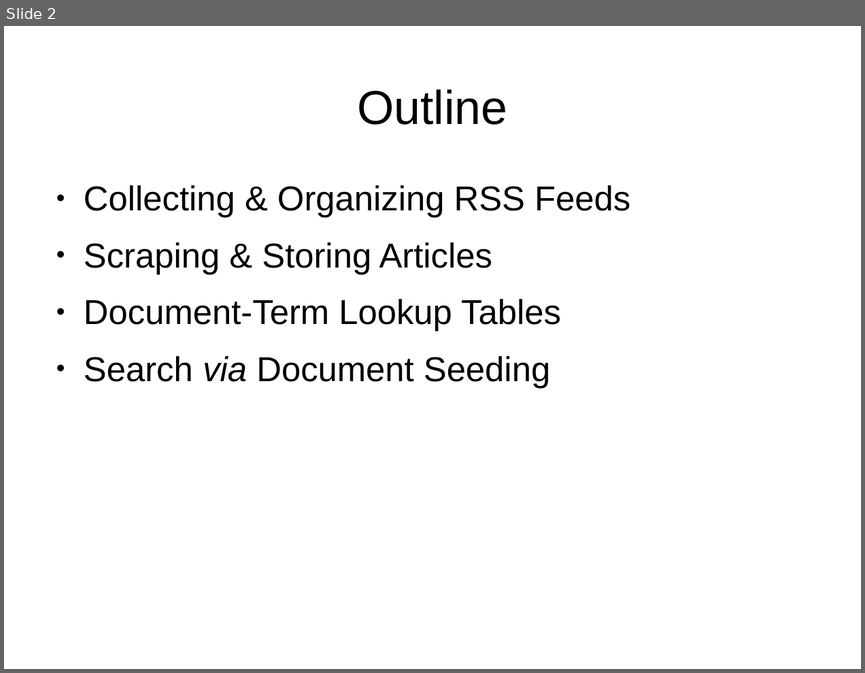
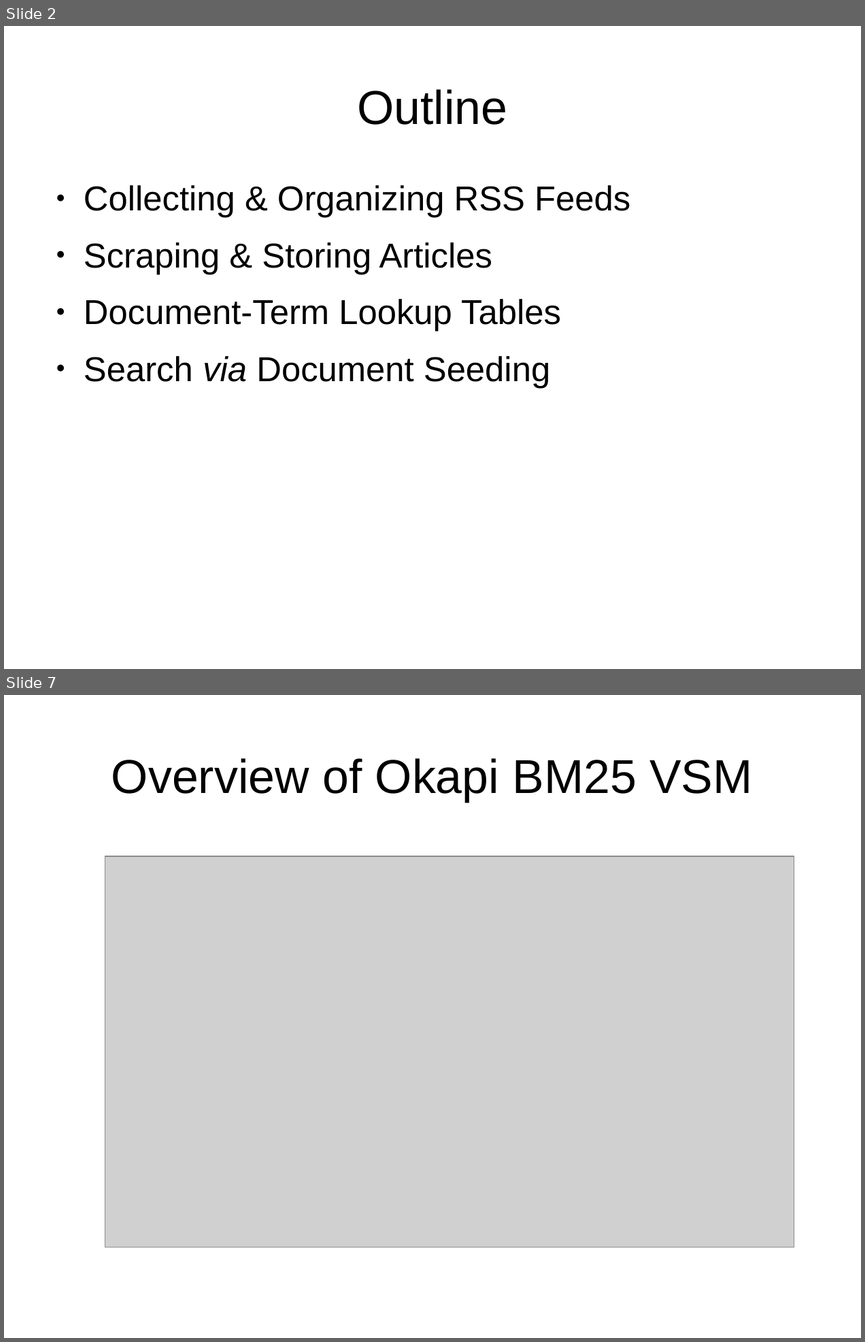
Before and after one commit to immersinn/rssfeed_link_collector, a slide deck: reports/RSS Feed Localized Search Overview Presentation.odp. Shown one above the other, each under a label of ours: slide 2 before the commit, slides 2 and 7 after it; the slides between them are not shown. The pictures are 865x673 and 865x1342 pixels, drawn with LibreOffice and Linux fonts; fonts in the diff are those of the drawing; grey boxes stand for pictures. Boxes give left, top, right and bottom in pixels: in the first picture for what was removed or moved away, otherwise in the second. Text is boxed around its words. In the diff, an @@ line names an element or a change of style, - is before the commit and + after.

```diff
--- a/reports/RSS Feed Localized Search Overview Presentation.odp
+++ b/reports/RSS Feed Localized Search Overview Presentation.odp
@@ slide 7 added at (x1=4, y1=695, x2=861, y2=1338), background #FFFFFF @@
@@ title added at (x1=111, y1=758, x2=752, y2=802), 44 pt, text #000000 @@
+Overview of Okapi BM25 VSM
@@ picture added at (x1=105, y1=856, x2=795, y2=1247) @@
```
Also in this commit, not shown: 5 slides changed, 1 other slide added, 27 other files.
